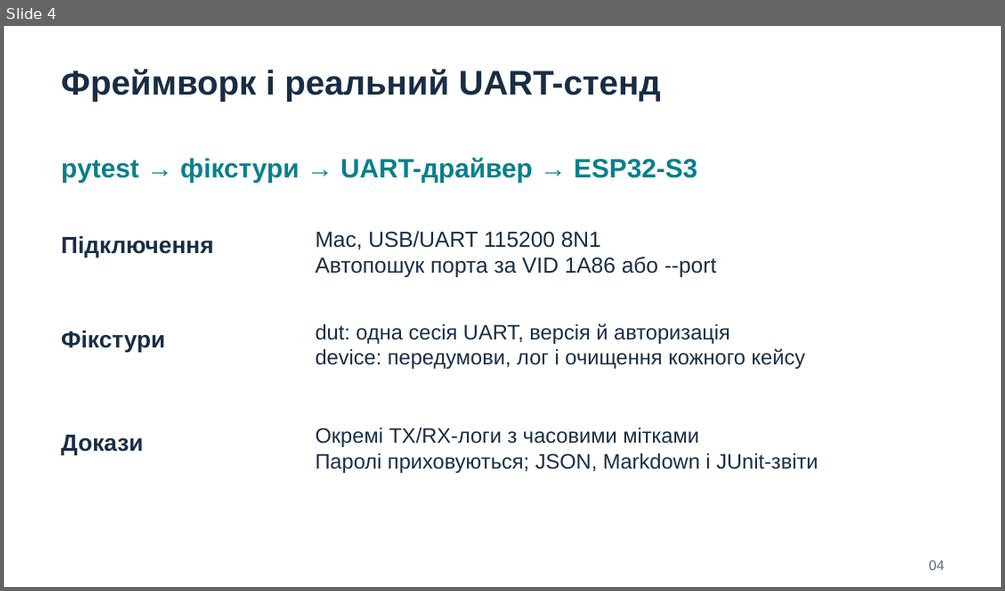
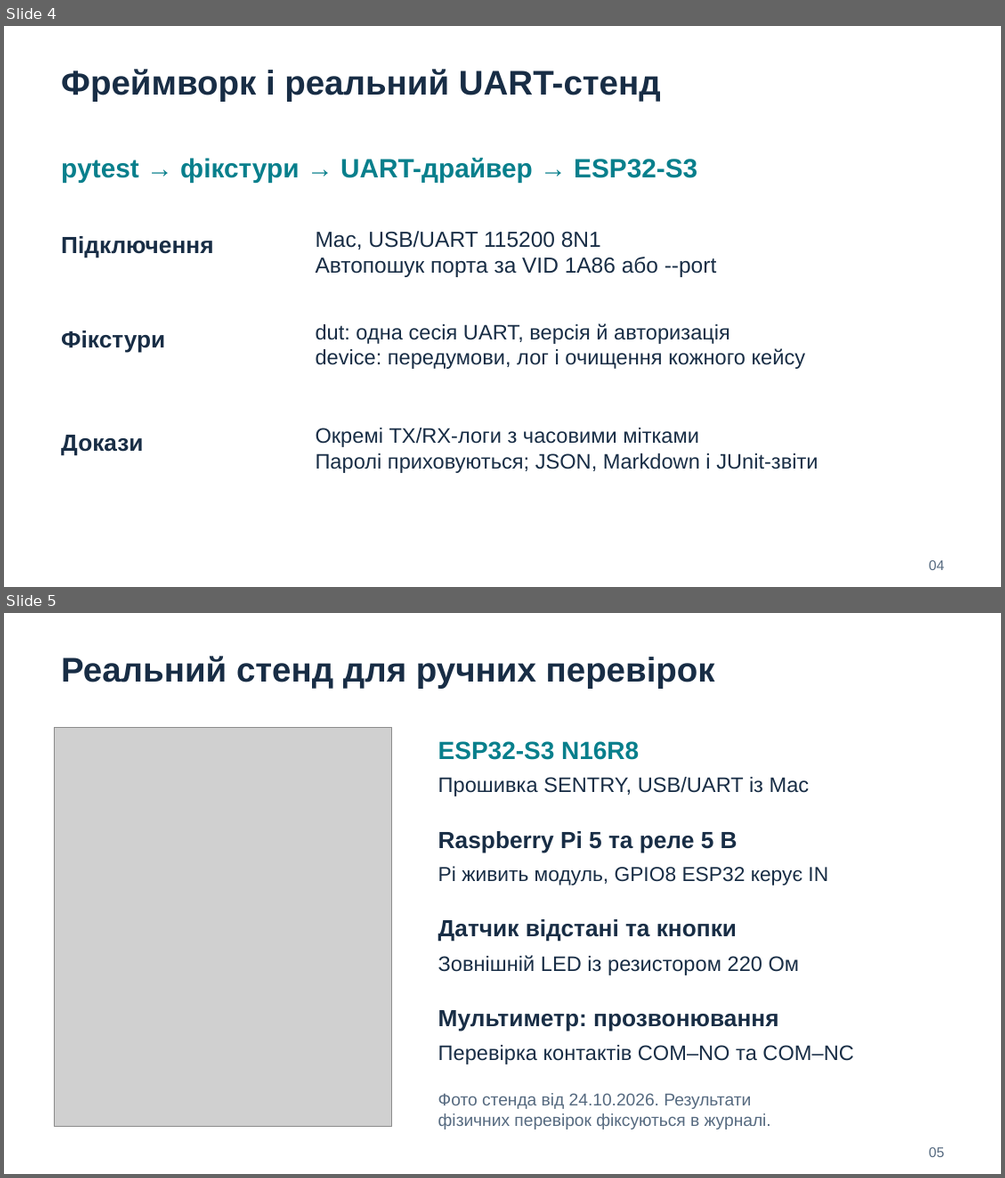
Before and after one commit to rpozniak/sentry-swm2-qa, a slide deck: docs/presentation/SENTRY_SWM2_QA.pptx. Shown one above the other, each under a label of ours: slide 4 before the commit, slides 4 and 5 after it. The pictures are 1005x591 and 1005x1178 pixels, drawn with LibreOffice and Linux fonts; fonts in the diff are those of the drawing; grey boxes stand for pictures. Boxes give left, top, right and bottom in pixels: in the first picture for what was removed or moved away, otherwise in the second. Text is boxed around its words. In the diff, an @@ line names an element or a change of style, - is before the commit and + after.

Commit message:
Document physical test bench and add stand photo to presentation

```diff
--- a/docs/presentation/SENTRY_SWM2_QA.pptx
+++ b/docs/presentation/SENTRY_SWM2_QA.pptx
@@ slide 5 added at [4, 613, 1001, 1174], background #FFFFFF @@
@@ text added at [61, 656, 715, 689], 33 pt, text #182D45, bold @@
+Реальний стенд для ручних перевірок
@@ picture added at [54, 728, 392, 1126] @@
@@ text added at [438, 741, 639, 760], 24 pt, text #087F8C, bold @@
+ESP32-S3 N16R8
@@ text added at [438, 777, 809, 796], 20.2 pt, text #182D45 @@
+Прошивка SENTRY, USB/UART із Mac
@@ text added at [438, 831, 737, 853], 22.5 pt, text #182D45, bold @@
+Raspberry Pi 5 та реле 5 В
@@ text added at [438, 866, 828, 885], 19.5 pt, text #182D45 @@
+Pi живить модуль, GPIO8 ESP32 керує IN
@@ text added at [438, 919, 736, 941], 22.5 pt, text #182D45, bold @@
+Датчик відстані та кнопки
@@ text added at [438, 955, 800, 975], 20.2 pt, text #182D45 @@
+Зовнішній LED із резистором 220 Ом
@@ text added at [438, 1010, 778, 1031], 22.5 pt, text #182D45, bold @@
+Мультиметр: прозвонювання
@@ text added at [438, 1045, 853, 1064], 20.2 pt, text #182D45 @@
+Перевірка контактів COM–NO та COM–NC
@@ text added at [438, 1093, 771, 1129], 16.5 pt, text #566A80 @@
+Фото стенда від 24.10.2026. Результати
+фізичних перевірок фіксуються в журналі.
@@ text added at [929, 1147, 944, 1157], 13.5 pt, text #566A80 @@
+05
```
Also in this commit, not shown: 5 slides changed, 8 other files.
